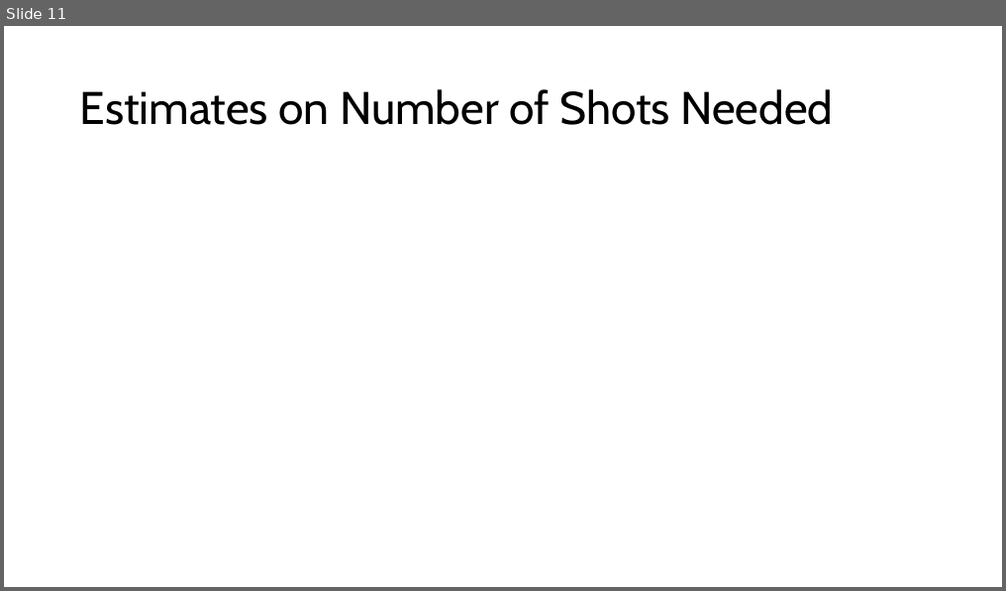
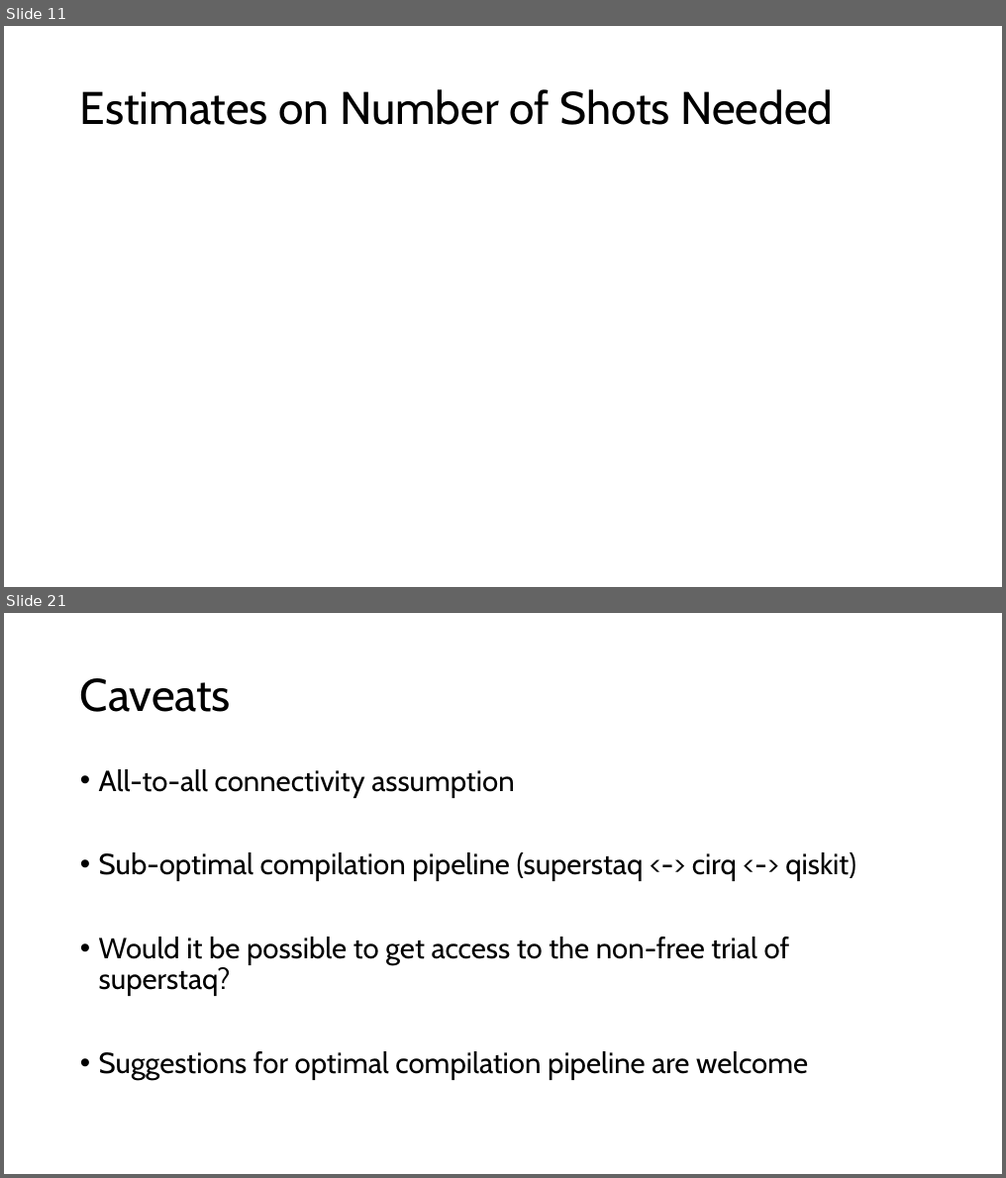
Before and after one commit to Baker-Group-UT/iceberg-compiler, a slide deck: direction.pptx. Shown one above the other, each under a label of ours: slide 11 before the commit, slides 11 and 21 after it; the slides between them are not shown. The pictures are 1006x591 and 1006x1178 pixels, drawn with LibreOffice and Linux fonts; fonts in the diff are those of the drawing; grey boxes stand for pictures. Boxes give left, top, right and bottom in pixels: in the first picture for what was removed or moved away, otherwise in the second. Text is boxed around its words. In the diff, an @@ line names an element or a change of style, - is before the commit and + after.

Commit message:
added code to test out baseline implementation of iceberg compilation

```diff
--- a/direction.pptx
+++ b/direction.pptx
@@ slide 21 added at (4, 613, 1002, 1174), background #FFFFFF @@
@@ title added at (80, 678, 231, 712), 44 pt, text #000000 @@
+Caveats
@@ text added at (99, 769, 856, 1080), 28 pt, text #000000 @@
+• All-to-all connectivity assumption
+• Sub-optimal compilation pipeline (superstaq <-> cirq <-> qiskit)
+• Would it be possible to get access to the non-free trial of superstaq?
+• Suggestions for optimal compilation pipeline are welcome
```
Also in this commit, not shown: 10 other slides added, 3 other files.
